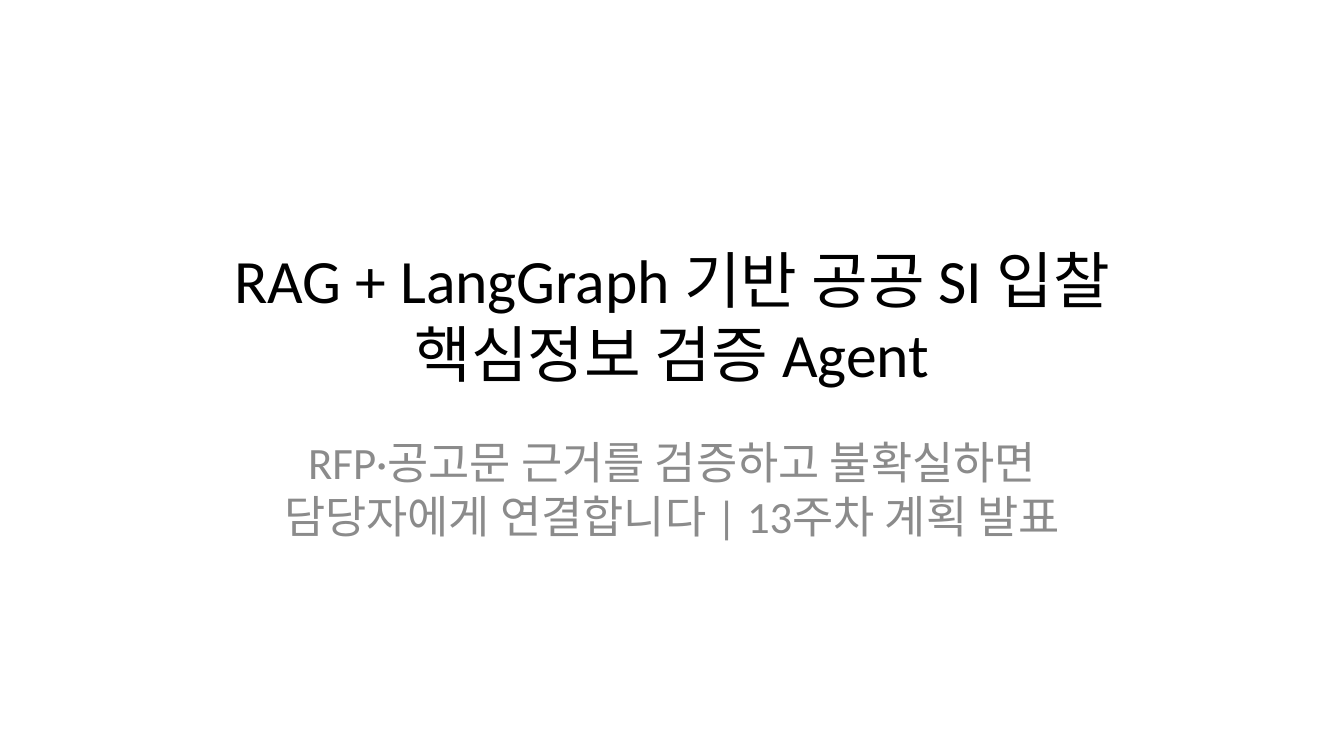
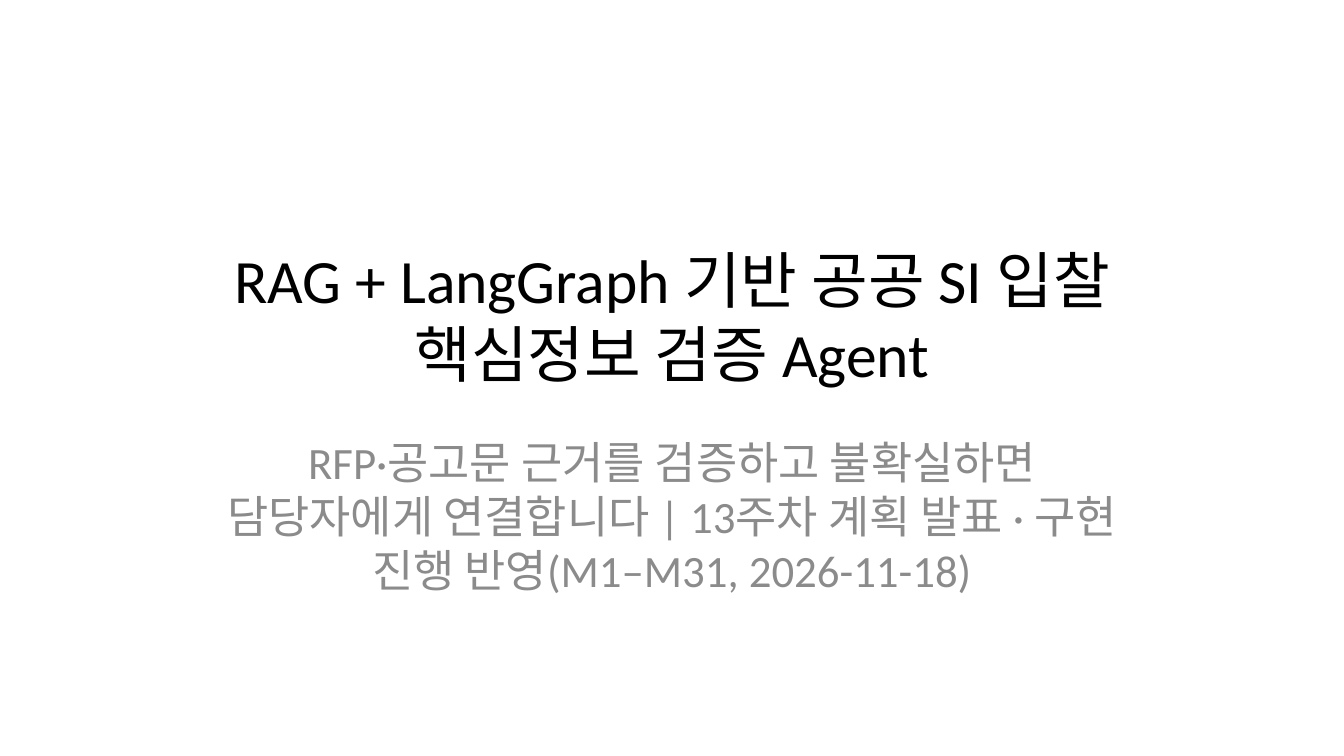
Before and after one commit to 2SEONGA/IntelligentAutomationPractice, a slide deck: slide 1 of docs/final_project/13주차_계획발표.pptx. Drawn at 1344x756 pixels with LibreOffice and Linux fonts; fonts in the diff are those of the drawing. Boxes give left, top, right and bottom in pixels: in the first picture for what was removed or moved away, otherwise in the second. Text is boxed around its words. In the diff, an @@ line names an element or a change of style, - is before the commit and + after.

```diff
--- a/docs/final_project/13주차_계획발표.pptx
+++ b/docs/final_project/13주차_계획발표.pptx
@@ subtitle at (227, 441, 1116, 593): text changed @@
-RFP·공고문 근거를 검증하고 불확실하면 담당자에게 연결합니다 | 13주차 계획 발표
+RFP·공고문 근거를 검증하고 불확실하면 담당자에게 연결합니다 | 13주차 계획 발표 · 구현 진행 반영(M1–M31, 2026-11-18)
```
Also in this commit, not shown: 2 other slides changed, 2 slides added, 5 other files.
